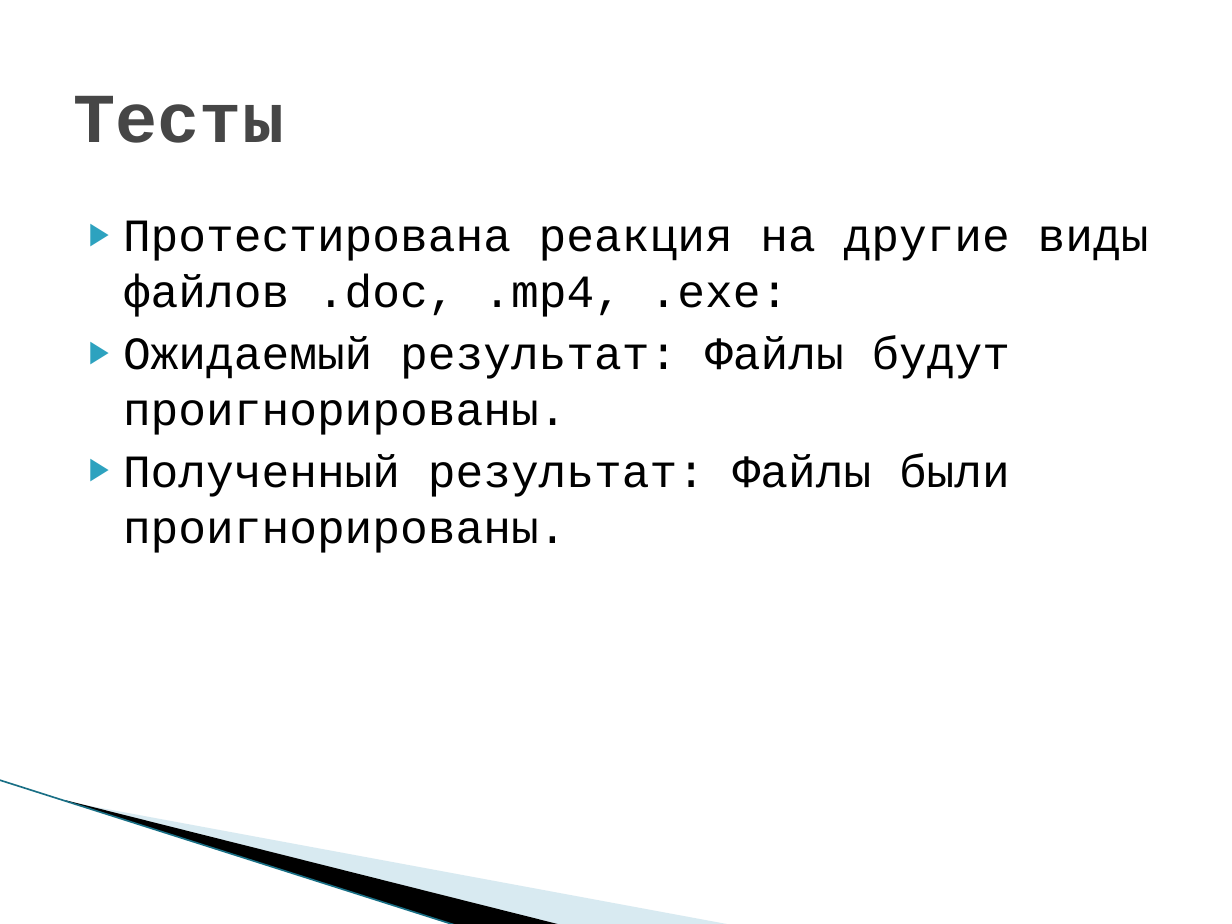
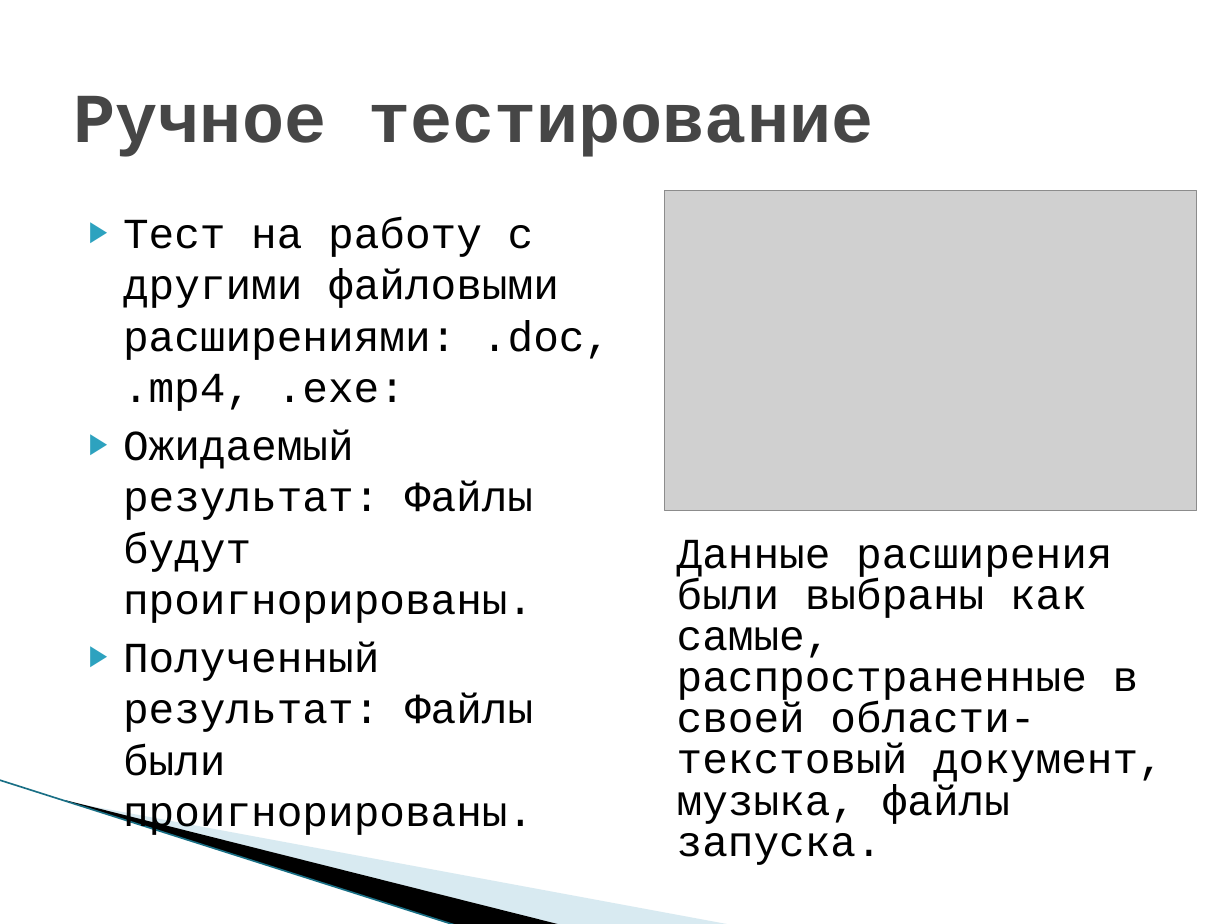
Before and after one commit to Course-and-Co/Excel-and-Cisharp, a slide deck: slide 10 of Презентация.pptx (slide 8 before the commit). Drawn at 1232x924 pixels with LibreOffice and Linux fonts; fonts in the diff are those of the drawing; grey boxes stand for pictures; background and template pictures are left out. Boxes give left, top, right and bottom in pixels: in the first picture for what was removed or moved away, otherwise in the second. Text is boxed around its words. In the diff, an @@ line names an element or a change of style, - is before the commit and + after.

```diff
--- a/Презентация.pptx
+++ b/Презентация.pptx
@@ title at (74,96,873,157): text changed @@
-Тесты
+Ручное тестирование
@@ picture added at (664,191,1196,511) @@
@@ text at (123,217,610,411): text changed; size 27 to 25 pt @@
-▶ Протестирована реакция на другие виды файлов .doc, .mp4, .exe:
+▶ Тест на работу с другими файловыми расширениями: .doc, .mp4, .exe:
@@ text at (123,429,533,776): size 27 to 25 pt in "Ожидаемый результат: Файлы будут проигнорированы.", "Полученный результат: Файлы были проигнорированы." @@
@@ text added at (677,539,1164,824), 25 pt, text #000000 @@
+Данные расширения были выбраны как самые, распространенные в своей области- текстовый документ, музыка, файлы запуска.
```
Also in this commit, not shown: 8 other slides changed, 3 slides added, 5 other files.
